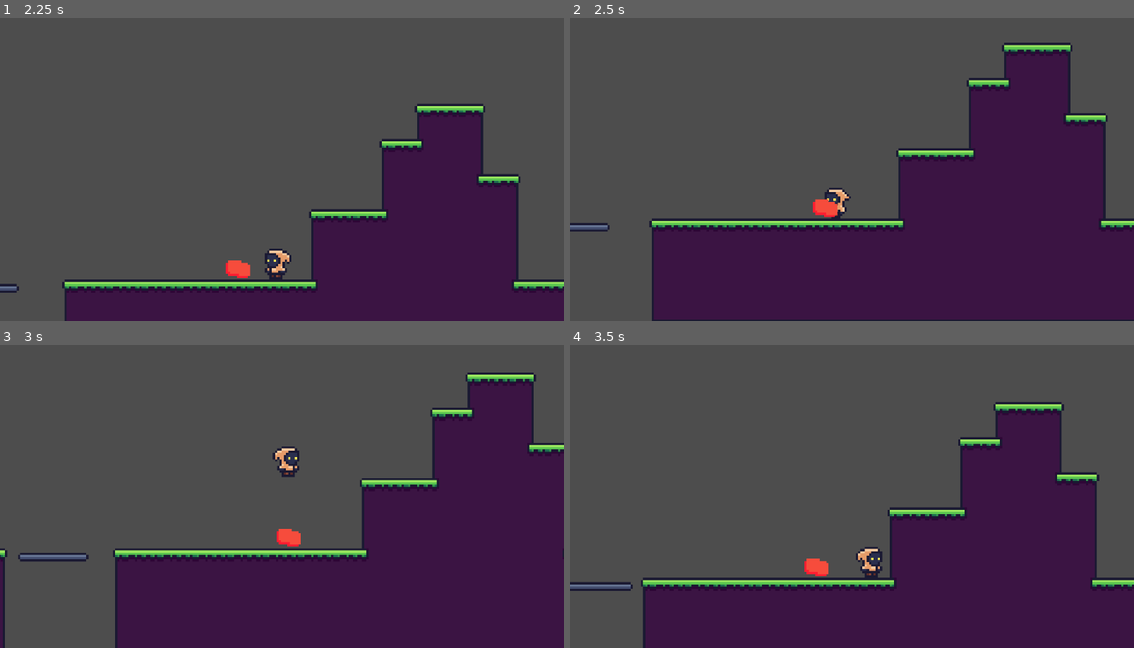
Above: before the commit, frames 1-4 (two rows, left to right).
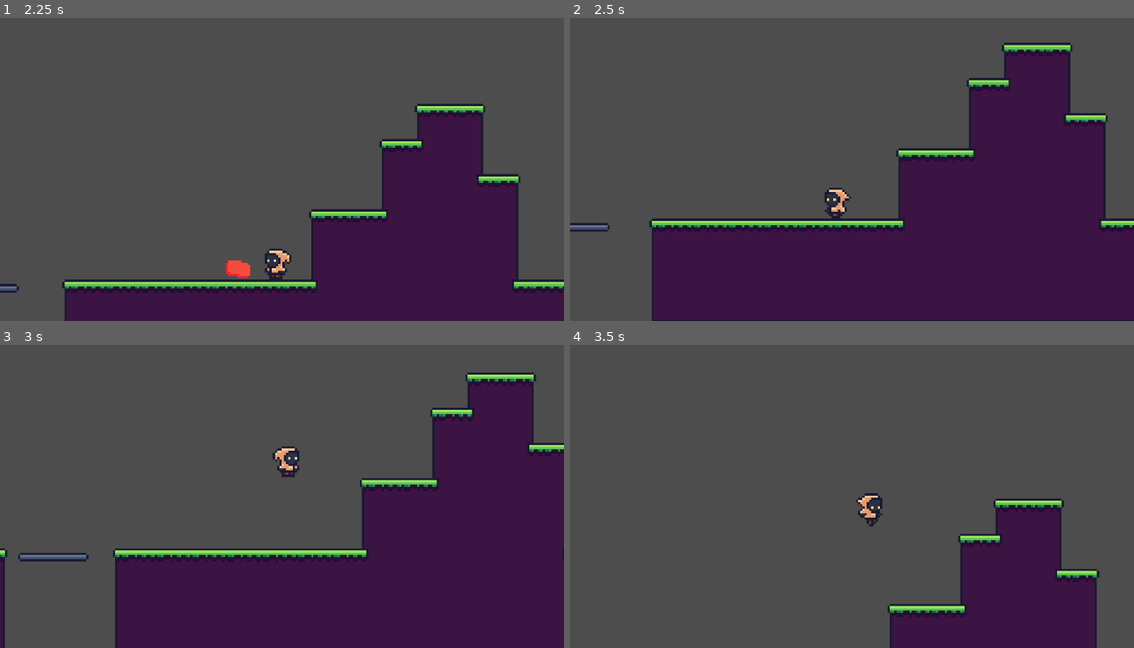
Above: after the commit, the same moments.

Repository: IWantMyLemons/Feed-the-Cat
Game: Godot game, scene res://Assets/Scenes/Area/area_1.tscn
The game is run twice, just before and just after one commit, with the same random seed, the same clock (stepped at 60 frames per second) and the same inputs.
Inputs:
- Up to frame 1 (2.25 s): hold Space (Jump) 0.53-1.28 s; hold D (Move Right) 0.53-2.03 s; tap Space (Jump) at 1.35, 1.52, 1.82 s; hold A (Move Left) from 2.03 s (still down); hold Space (Jump) from 2.03 s (still down)
- Up to frame 2 (2.5 s): keep holding A (Move Left); keep holding Space (Jump)
- Up to frame 3 (3 s): release A (Move Left) at 2.78 s; release Space (Jump) at 2.78 s; hold D (Move Right) from 2.78 s (still down); tap Space (Jump) at 2.85 s
- Up to frame 4 (3.5 s): keep holding D (Move Right); tap Space (Jump) at 3.02, 3.32 s

Frame 1 is identical in both runs. In frame 2, 0.2% of the frame differs, in the area x 43-48%, y 59-66%; in frame 3, 0.2%; in frame 4, 26%, in the area x 0-100%, y 18-100%.

Commit message:
made spam pickupable

Diff:
--- a/Assets/Scenes/player.tscn
+++ b/Assets/Scenes/player.tscn
@@ -96,6 +96,9 @@
 radius = 5.0
 height = 14.0
 
+[sub_resource type="CircleShape2D" id="CircleShape2D_t1xgp"]
+radius = 6.08276
+
 [node name="Player" type="CharacterBody2D"]
 collision_mask = 768
 script = ExtResource("1_7dd06")
@@ -131,3 +134,14 @@
 [node name="CollisionShape2D" type="CollisionShape2D" parent="."]
 position = Vector2(0, -7)
 shape = SubResource("CapsuleShape2D_7dd06")
+
+[node name="Area2D" type="Area2D" parent="."]
+collision_layer = 0
+collision_mask = 2
+
+[node name="Spambox" type="CollisionShape2D" parent="Area2D"]
+position = Vector2(0, -7)
+shape = SubResource("CircleShape2D_t1xgp")
+debug_color = Color(0.816102, 0.36156, 0.493964, 0.42)
+
+[connection signal="body_entered" from="Area2D" to="." method="_on_pickup_enter"]
--- /dev/null
+++ b/Assets/Scenes/spam.gd
@@ -0,0 +1,2 @@
+class_name Spam
+extends RigidBody2D
--- a/Assets/Scenes/spam.tscn
+++ b/Assets/Scenes/spam.tscn
@@ -1,13 +1,15 @@
-[gd_scene load_steps=3 format=3 uid="uid://dsr74m3sdweqs"]
+[gd_scene load_steps=4 format=3 uid="uid://dsr74m3sdweqs"]
 
+[ext_resource type="Script" uid="uid://ched0o6tm12qr" path="res://Assets/Scenes/spam.gd" id="1_oip7v"]
 [ext_resource type="Texture2D" uid="uid://cqnvpvhmuq1h5" path="res://Assets/Sprites/spammeat.png" id="1_vhfmx"]
 
 [sub_resource type="RectangleShape2D" id="RectangleShape2D_oip7v"]
 size = Vector2(13, 10)
 
 [node name="Spam" type="RigidBody2D"]
-collision_layer = 0
+collision_layer = 2
 collision_mask = 768
+script = ExtResource("1_oip7v")
 
 [node name="CollisionShape2D" type="CollisionShape2D" parent="."]
 position = Vector2(-1.5, 0)
--- a/Assets/Scripts/player_controller.gd
+++ b/Assets/Scripts/player_controller.gd
@@ -9,8 +9,6 @@
 
 var speed_multiplier = 30.0
 
-var can_jump = true
-
 @export var spam_ammount=0
 
 #const SPEED = 100.0
@@ -20,14 +18,12 @@
 	# Handle jump.
 	if event.is_action_pressed("Jump") and is_on_floor():
 		velocity.y = JUMP_VELOCITY
-		can_jump=true
 	# Handle spam jump
-	elif event.is_action_pressed("Jump") and can_jump and spam_ammount>0 and not is_on_floor():
+	elif event.is_action_pressed("Jump") and spam_ammount > 0 and not is_on_floor():
 		var spam = spam_scene.instantiate()
 		spam.position = position + Vector2(0, 5.0)
 		get_parent().add_child(spam)
-		can_jump = false
-		spam_ammount=spam_ammount-1
+		spam_ammount = spam_ammount - 1
 		velocity.y = JUMP_VELOCITY
 	#Handle Jump Down
 	if event.is_action_pressed("Move Down"):
@@ -49,3 +45,11 @@
 		velocity.x = move_toward(velocity.x, 0, SPEED)
 
 	move_and_slide()
+
+
+func _on_pickup_enter(body: Node2D) -> void:
+	if body is Spam:
+		body.queue_free()
+		spam_ammount += 1
+	else:
+		push_warning("Found pickup %s without a branch" % [body.name])
--- a/Test.tscn
+++ b/Test.tscn
@@ -12,3 +12,4 @@
 [node name="Player" parent="." instance=ExtResource("2_njov2")]
 position = Vector2(382, 4)
 SPEED = 100.0
+spam_ammount = 1
--- a/project.godot
+++ b/project.godot
@@ -49,6 +49,7 @@
 [layer_names]
 
 2d_physics/layer_1="player"
+2d_physics/layer_2="spam"
 2d_physics/layer_9="ground"
 2d_physics/layer_10="one_way_ground"
 2d_physics/layer_11="spike"
Not shown: 1 places in Assets/Scenes/player.tscn that only renumber resources
Not shown, added: Assets/Scenes/spam.gd.uid
